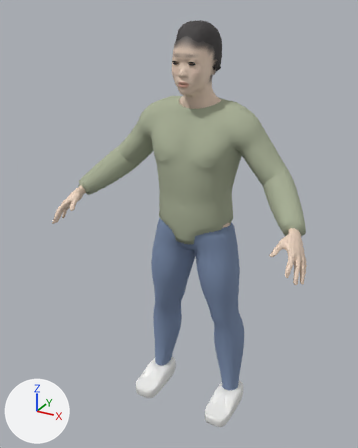
One commit to the glTF model assets/people/prof_yuru.glb: the scene before it, then after it.
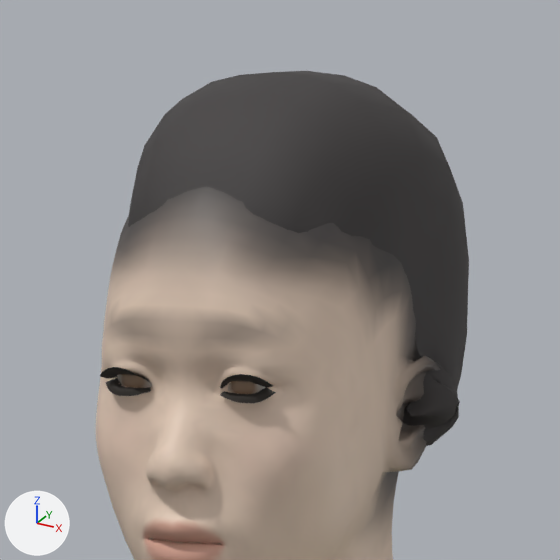
The first picture shows the older version from a camera (50 mm lens) standing at (0.866, -1.745, 1.738) and looking at (-0.039, -0.1, 0.916). The close-ups show the older and then the newer version on the part from 44% to 66% of the width and 2% to 19% of the height of that picture. Only the edits that show in the close-ups are written down. Every picture has the same lights, and +X, +Y and +Z are marked at lower left. Vertices at exactly the same position are counted once.

The first close-up shows 'Body', 'Hair'.
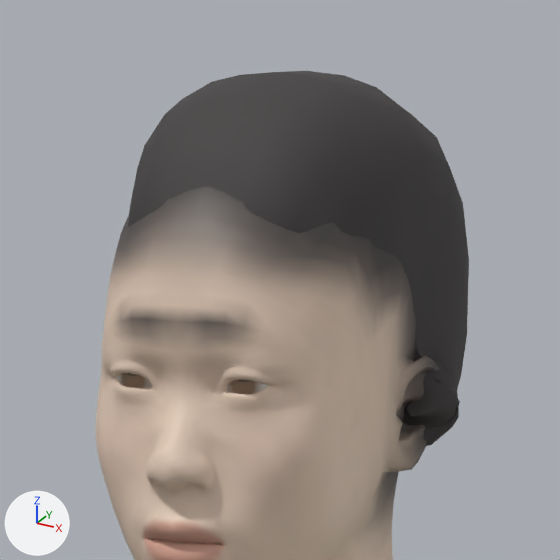
The change, as a diff of the scene's bpy script:
```diff
--- a/assets/people/prof_yuru.glb.py
+++ b/assets/people/prof_yuru.glb.py
@@ me_body @@
 # used by ob_body; location = (0.0, 0.0, 0.0)
-me_body.from_pydata(...)  # 9123 vertices, 17718 faces; spans x -0.54..0.54, y -0.35..0.1, z 0.06..1.67
+me_body.from_pydata(...)  # 8873 vertices, 17350 faces; spans x -0.54..0.54, y -0.35..0.1, z 0.06..1.67
+# me_body part 1: the loose piece of 65 vertices spanning x -0.05..-0.02, y -0.14..-0.13, z 1.55..1.56 is deleted
+# me_body part 2: the loose piece of 65 vertices spanning x 0.02..0.05, y -0.14..-0.13, z 1.55..1.56 is deleted
+# me_body part 3: the loose piece of 60 vertices spanning x 0.02..0.05, y -0.14..-0.13, z 1.55..1.56 is deleted
+# me_body part 4: the loose piece of 60 vertices spanning x -0.05..-0.02, y -0.14..-0.13, z 1.55..1.56 is deleted
+# me_body part 5: 112 kept faces spanning x -0.06..0.06, y -0.15..-0.11, z 1.57..1.6 get new vertex colours; the middle colour goes from beige #dcc5b2 to beige #dfc8b5
 me_body.materials.append(mat_skin)
 me_body.materials.append(mat_eye)
-me_body.materials.append(mat_lash)
 me_body.materials.append(mat_teeth)
```

Where the change shows, as pixel boxes [x1, y1, x2, y2] in the close-ups (560 x 560 px):
part 1 of me_body, deleted: before [100, 367, 150, 382]
part 2 of me_body, deleted: before [220, 374, 273, 388]
part 3 of me_body, deleted: before [220, 387, 276, 403]
part 4 of me_body, deleted: before [106, 378, 151, 396]
part 5 of me_body, recoloured: [103, 299, 293, 346] in both
